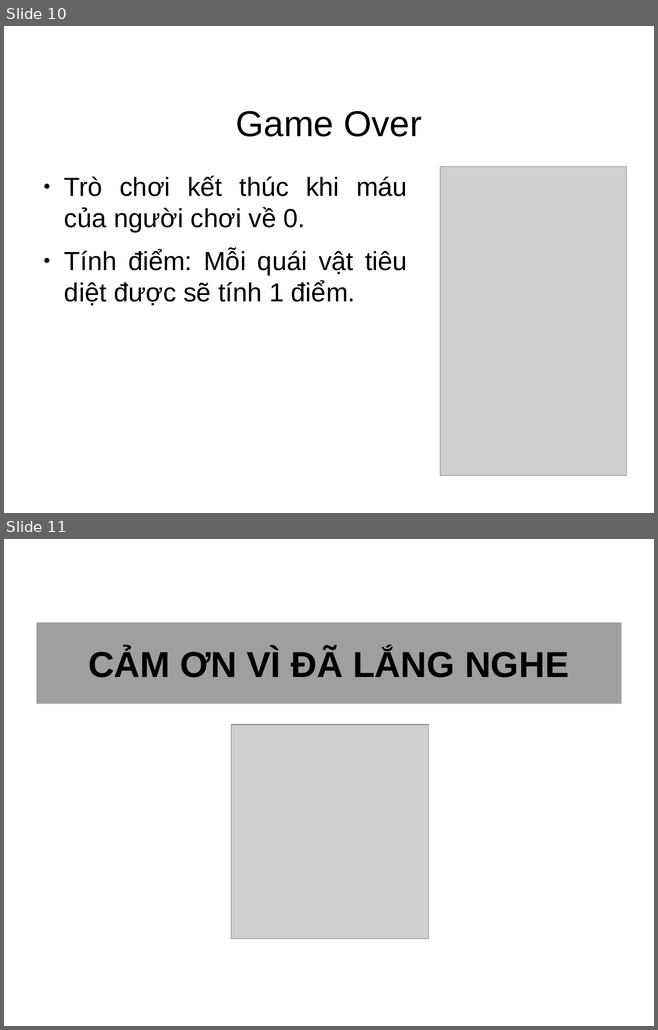
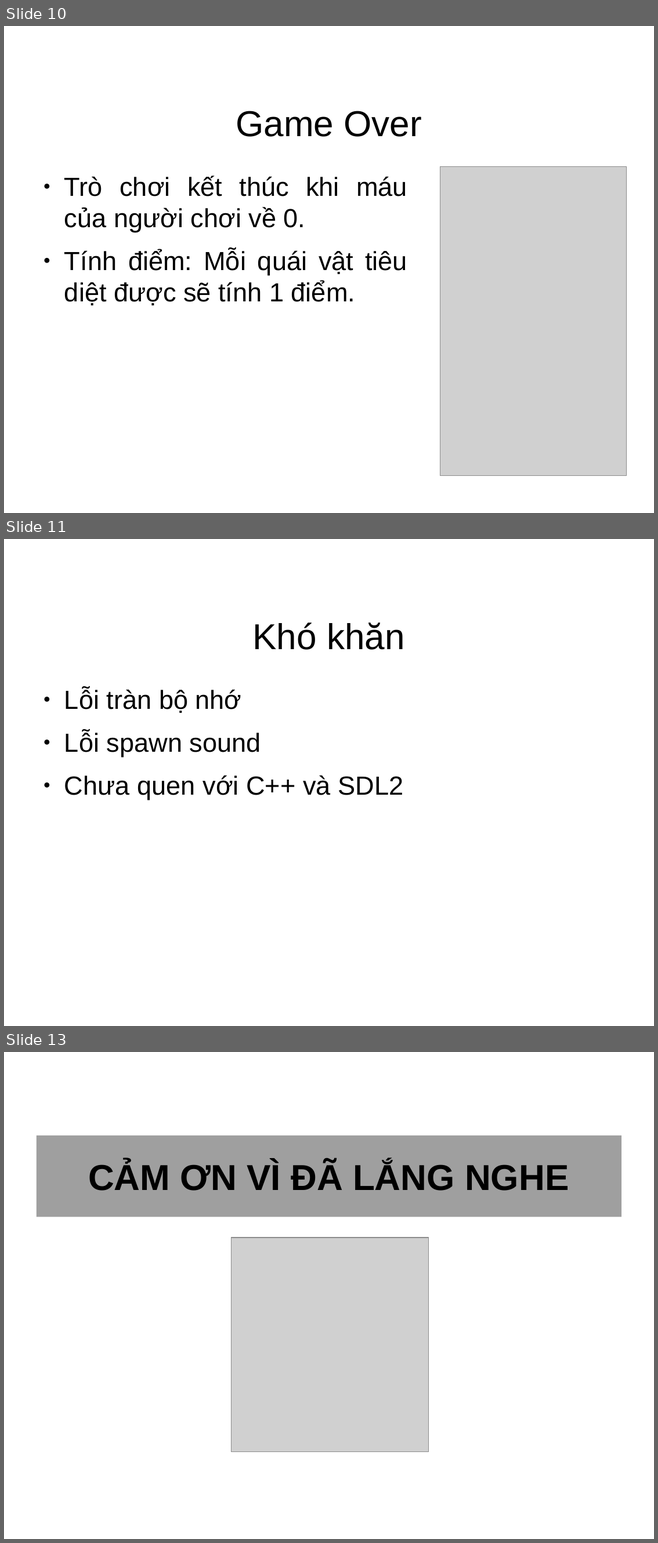
Before and after one commit to konkum/summertt-with-Duy-Anh-and-Quan, a slide deck: QuanAndDuy.odp. Shown one above the other, each under a label of ours: slides 10 and 11 before the commit, slides 10, 11 and 13 after it; the slides between them are not shown. The pictures are 658x1030 and 658x1543 pixels, drawn with LibreOffice and Linux fonts; fonts in the diff are those of the drawing; grey boxes stand for pictures; background and template pictures are left out. Boxes give left, top, right and bottom in pixels: in the first picture for what was removed or moved away, otherwise in the second. Text is boxed around its words. In the diff, an @@ line names an element or a change of style, - is before the commit and + after.

```diff
--- a/QuanAndDuy.odp
+++ b/QuanAndDuy.odp
@@ slide 11 added at (4, 539, 654, 1026), background #FFFFFF @@
@@ title added at (253, 623, 405, 650), 44 pt, text #000000 @@
+Khó khăn
@@ text added at (64, 688, 403, 800), 32 pt, text #000000 @@
+● Lỗi tràn bộ nhớ
+● Lỗi spawn sound
+● Chưa quen với C++ và SDL2
@@ what was slide 11 is now slide 13 @@
```
Also in this commit, not shown: 1 other slide added.
